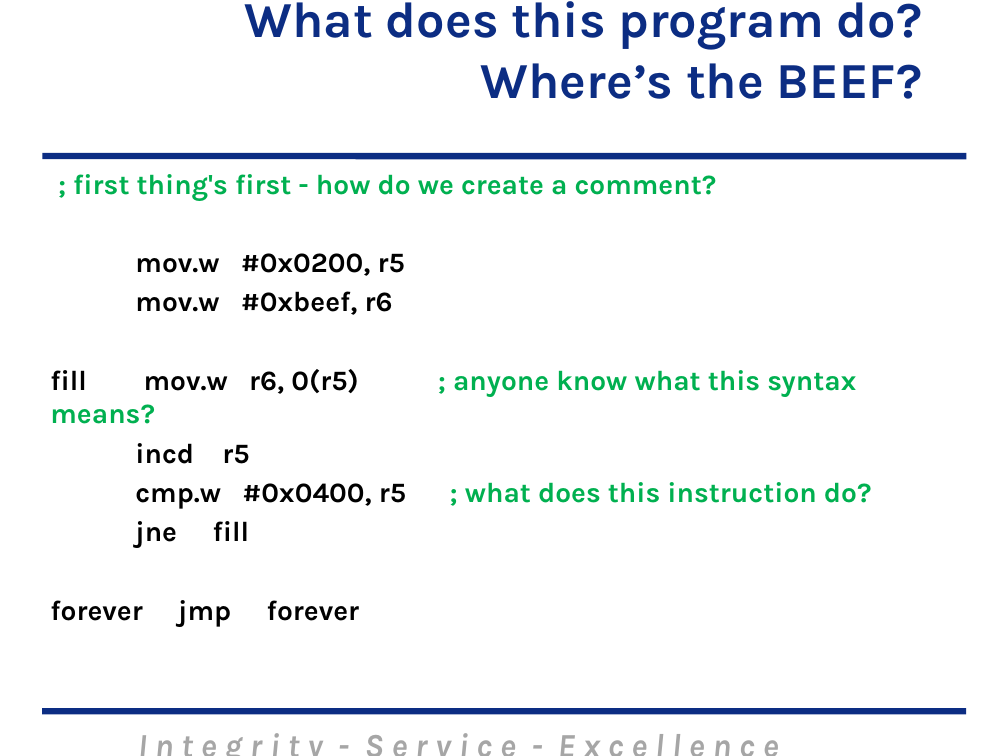
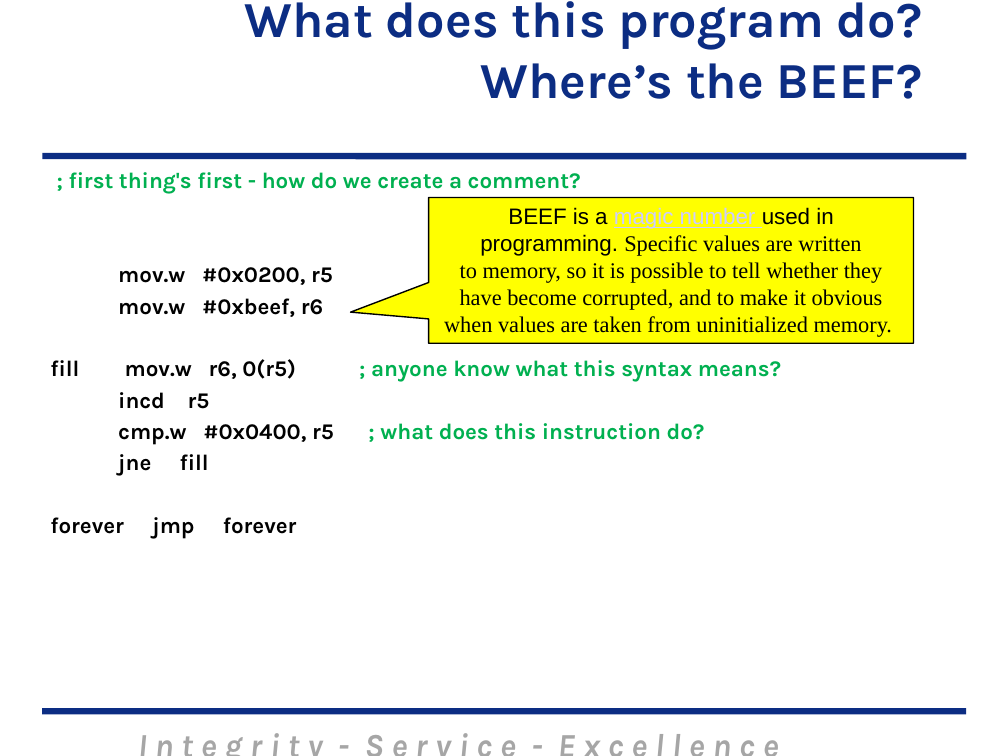
Before and after one commit to MarsUniversity/ECE382, a slide deck: slide 38 of source/lessons/lsn3-4-5/Lsn3-4-5.pptx (slide 43 before the commit). Drawn at 1008x756 pixels with LibreOffice and Linux fonts; fonts in the diff are those of the drawing; background and template pictures are left out. Boxes give left, top, right and bottom in pixels: in the first picture for what was removed or moved away, otherwise in the second. Text is boxed around its words. In the diff, an @@ line names an element or a change of style, - is before the commit and + after.

```diff
--- a/source/lessons/lsn3-4-5/Lsn3-4-5.pptx
+++ b/source/lessons/lsn3-4-5/Lsn3-4-5.pptx
@@ text "; first thing's first - ..." at box(50, 172, 781, 440): size 20 to 16 pt @@
@@ speech box added at box(428, 198, 913, 344), fill #FFFF00, outline #000000 1 pt, 16 pt, text #000000 @@
+BEEF is a magic number used in programming. Specific values are written to memory, so it is possible to tell whether they have become corrupted, and to make it obvious when values are taken from uninitialized memory.
```
Also in this commit, not shown: 2 other slides changed, 3 slides added, 31 other files.
